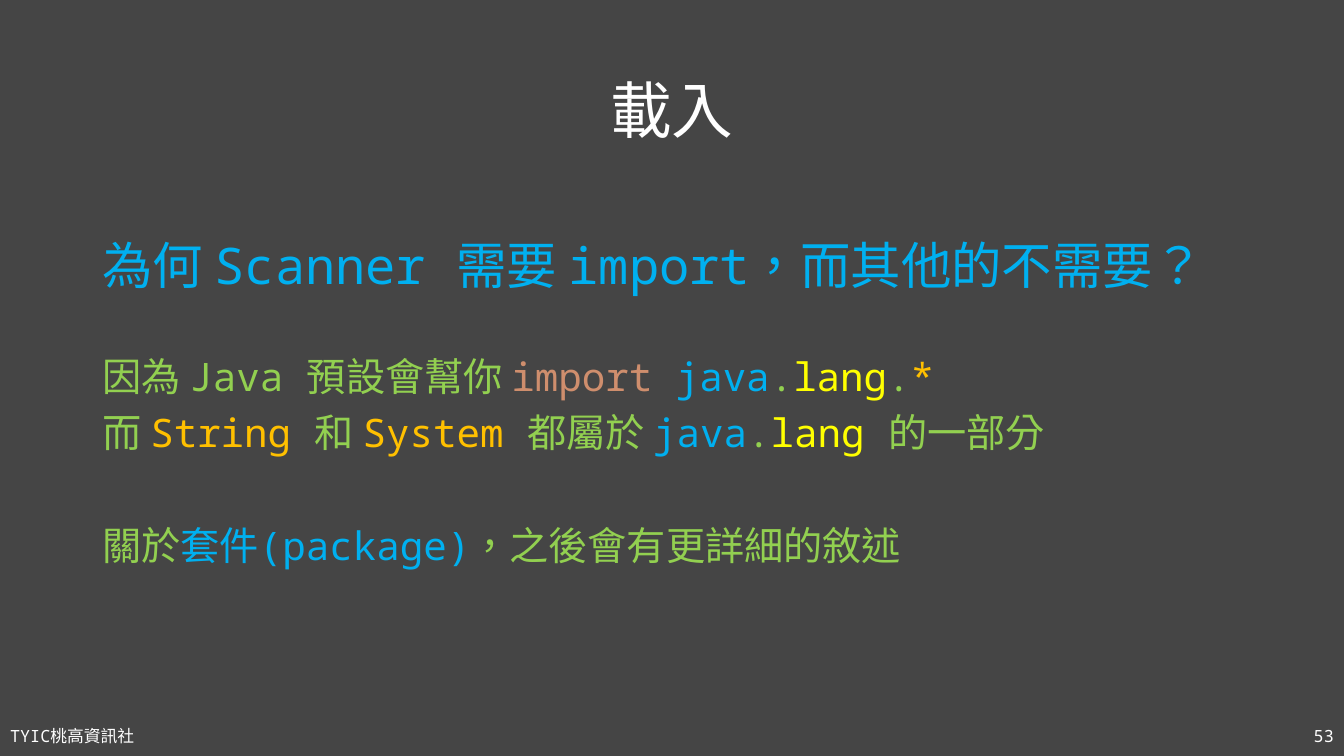
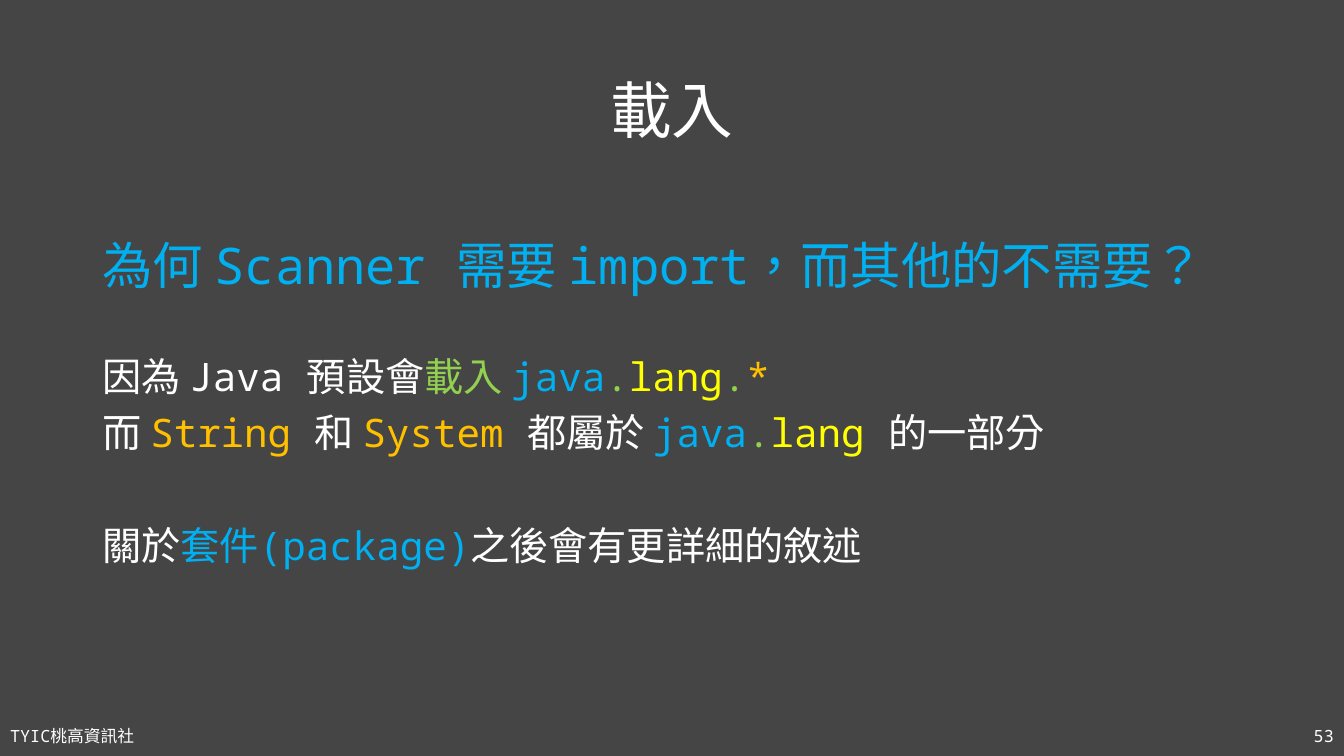
Before and after one commit to TYSHIC/slides, a slide deck: slide 53 of powerpoint/04_初探Java.pptx. Drawn at 1344x756 pixels with LibreOffice and Linux fonts; fonts in the diff are those of the drawing. Boxes give left, top, right and bottom in pixels: in the first picture for what was removed or moved away, otherwise in the second. Text is boxed around its words. In the diff, an @@ line names an element or a change of style, - is before the commit and + after.

```diff
--- a/powerpoint/04_初探Java.pptx
+++ b/powerpoint/04_初探Java.pptx
@@ text at [102,358,769,401]: text changed; text colour #92D050 to #FFFFFF @@
-因為 Java 預設會幫你 import java.lang.*
+因為 Java 預設會載入 java.lang.*
@@ text at [102,414,1045,457]: text colour #92D050 to #FFFFFF in "而 和 都屬於 的一部分" @@
@@ text at [102,527,861,570]: text changed; text colour #92D050 to #FFFFFF @@
-關於套件(package)，之後會有更詳細的敘述
+關於套件(package)之後會有更詳細的敘述
```
Also in this commit, not shown: 31 other slides changed, 18 other files.
